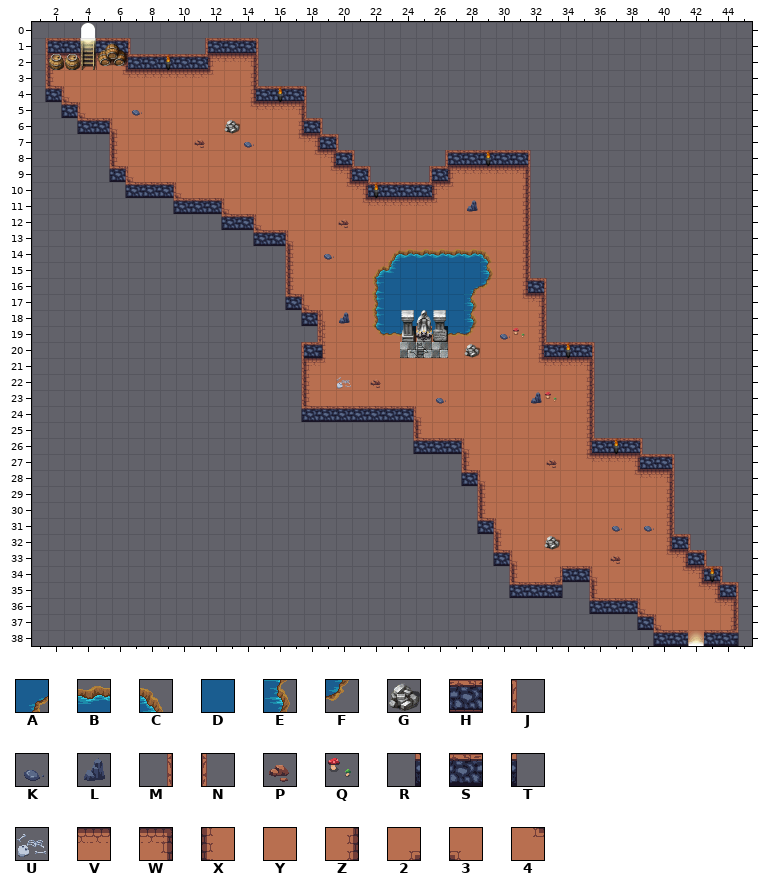
Two states of a Tiled map (JSON), assets/maps/cave.json. The first picture shows the starting point.
Cells are 32x32 px. Shown: x 1..45, y 0..38.
Key: from "WaterAndFire": A 1, B 13, C 14, D 19, E 20, F 26; from "tileset": G 1832; from "tileset_dungeon": H 1, J 2, K 6, L 7, M 8, N 10, P 14, Q 15, R 16, S 17, T 18, U 23, V 33, W 34, X 40, Y 41, Z 42, 2 56, 3 57, 4 58.
_ is an empty cell, # one hidden under a higher layer.
Layers that did not change in this view are not listed.
Layer "Ground" before, first column x 28:
 4 __________________
 5 __________________
 6 __________________
 7 __________________
 8 HHHHJ_____________
 9 VVVWN_____________
10 YYYZN_____________
11 YYYZN_____________
12 YYYZN_____________
13 YYYZN_____________
14 YYYZN_____________
15 #YYZN_____________
16 YYYZHJ____________
17 YYY4W_____________
18 YYYYZ_____________
19 YYYYZ_____________
20 YYYYZHHHJ_________
21 YYYY4VVW__________
22 YYYYYYYZ__________
23 YYYYYYYZ__________
Layer "Mask" before, first column x 28:
 5 __________________
 6 __________________
 7 __________________
 8 __________________
 9 __________________
10 __________________
11 L_________________
12 __________________
13 __________________
14 BC________________
15 DE________________
16 AF________________
17 E_________________
18 E_________________
19 F_KQ______________
20 G_________________
21 __________________
22 __________________
23 ____LQ____________
Now the later version:
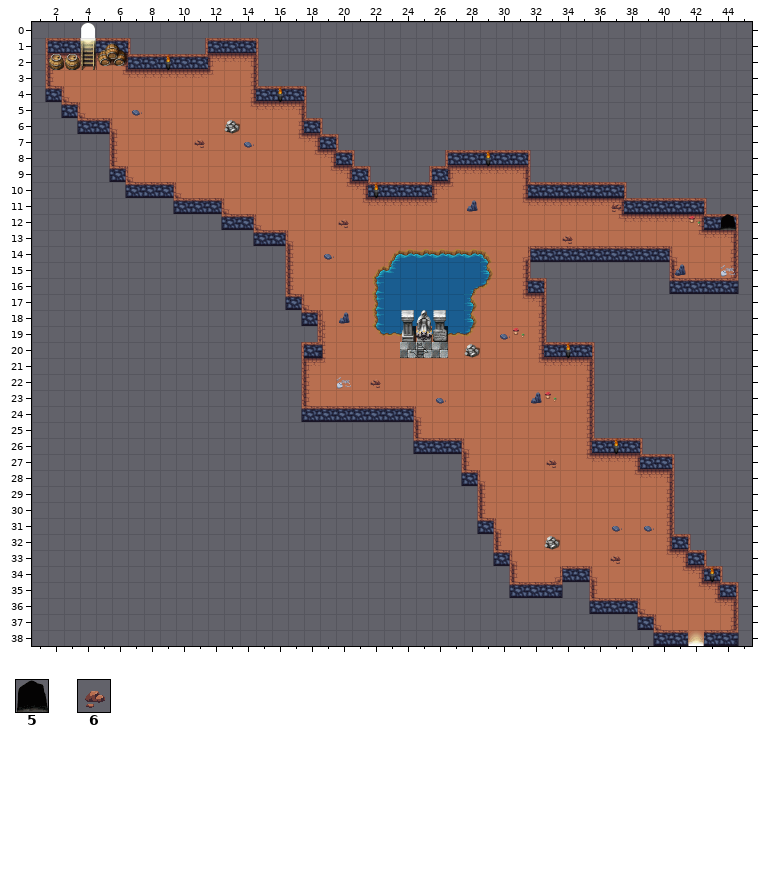
Further tiles: from "tileset": 5 1957; from "tileset_dungeon": 6 14 flipped left-right.
Change:
Layer "Ground":
The edit adds tile 3 in row 14 at x 41.
Tile Z gives way to tile 4 in row 11 at x 31.
The edit adds tile 4 in row 12 at x 37; in row 13 at x 42.
The edit adds tile J in row 10 at x 38; in row 11 at x 43; in row 12 at x 45.
The edit adds tile N in rows 13 to 15 at x 45.
Tile N gives way to tile S in row 10 at x 32; in row 14 at x 32.
The edit adds tile S in row 10 at x 33 to 37; in row 11 at x 38 to 42; in row 12 at x 43 to 44; in row 14 at x 33 to 40; in row 16 at x 41 to 44.
The edit adds tile T in row 16 at x 45.
Tile N gives way to tile V in row 11 at x 32.
The edit adds tile V in row 11 at x 33 to 36; in row 12 at x 38 to 41; in row 13 at x 43.
The edit adds tile W in row 11 at x 37; in row 12 at x 42; in row 13 at x 44.
The edit adds tile X in row 15 at x 41.
Tile N gives way to tile Y in rows 12 to 13 at x 32.
The edit adds tile Y in row 12 at x 33 to 36; in row 13 at x 33 to 41; in rows 14 to 15 at x 42 to 43.
The edit adds tile Z in rows 14 to 15 at x 44.
Layer "Mask":
The edit adds tile 2 in row 14 at x 31.
The edit adds tile 6 in row 11 at x 37; in row 15 at x 41.
The edit adds tile M in rows 14 to 15 at x 40.
The edit adds tile N in row 14 at x 32.
The edit adds tile P in row 13 at x 34.
The edit adds tile Q in row 12 at x 42.
The edit adds tile R in row 16 at x 40.
The edit adds tile U in row 15 at x 44.
The edit adds tile Y in rows 12 to 13 at x 31.
Layer "Mask2":
The edit adds tile 5 in row 12 at x 44.
The edit adds tile L in row 15 at x 41.
Boxes around the changes in both pictures, in picture pixels (x1, y1, x2, y2):
changed: (522, 182, 739, 294)
